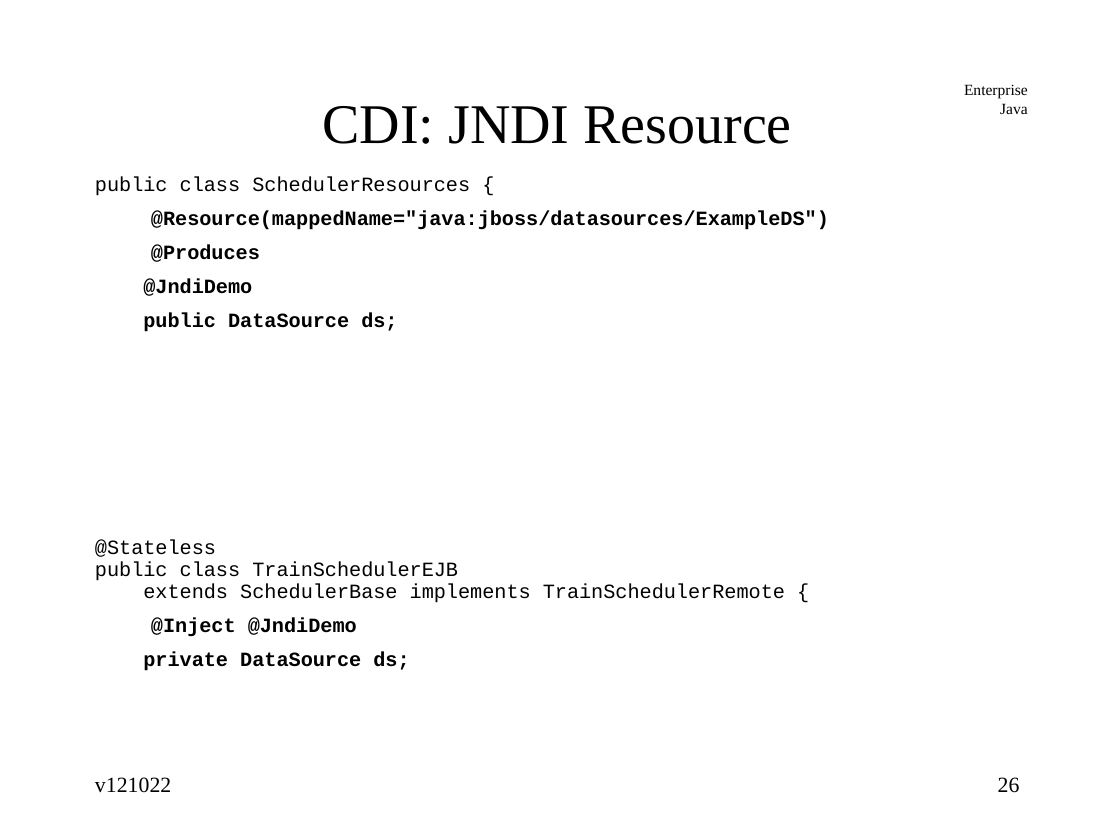
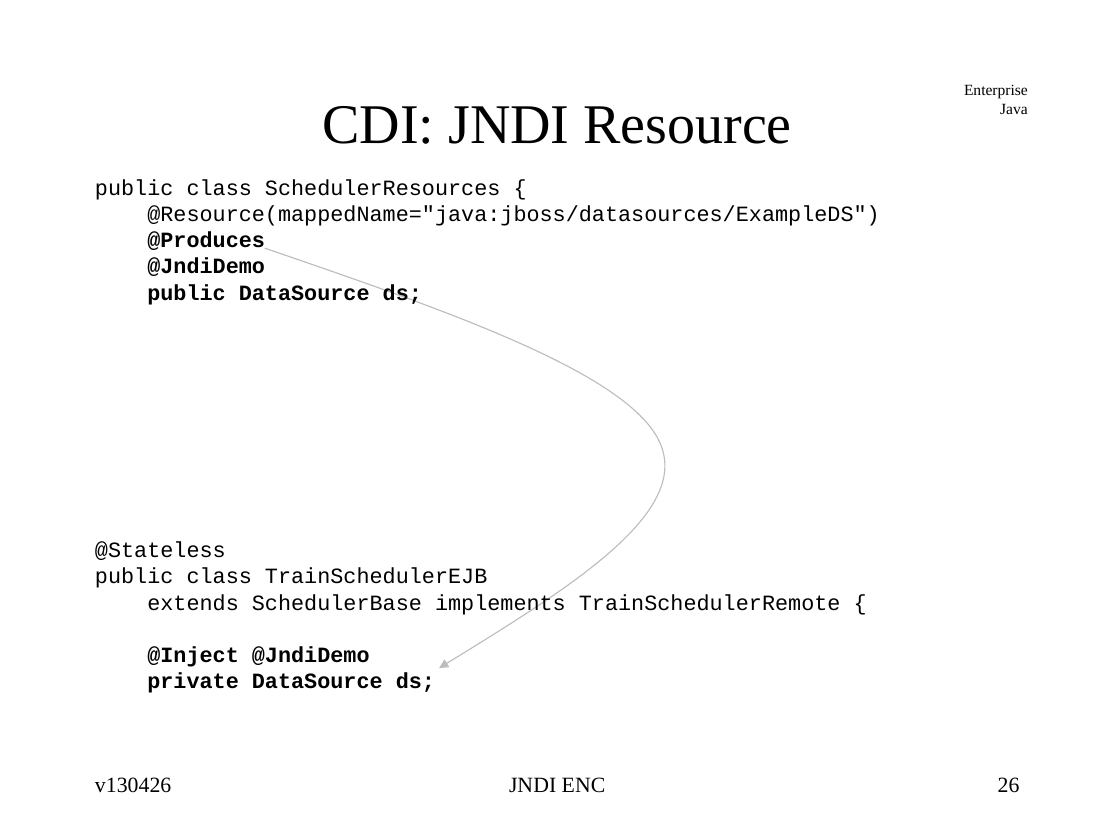
Before and after one commit to jcstaff/ejava-javaee, a slide deck: slide 26 of jndiDemo/src/site/resources/lectures/jndiENC.ppt. Drawn at 1120x840 pixels with LibreOffice and Linux fonts; fonts in the diff are those of the drawing. Boxes give left, top, right and bottom in pixels: in the first picture for what was removed or moved away, otherwise in the second. Text is boxed around its words. In the diff, an @@ line names an element or a change of style, - is before the commit and + after.

Commit message:
added linkage from source to targets

```diff
--- a/jndiDemo/src/site/resources/lectures/jndiENC.ppt
+++ b/jndiDemo/src/site/resources/lectures/jndiENC.ppt
@@ text "public class SchedulerResources {" at box(95, 179, 879, 693): size 12.9 to 14 pt; bold off in "@Resource(mappedName="java:jboss/datasources/ExampleDS")"; line spacing 0.9 to 1; less space between paragraphs @@
@@ freeform shape added at box(264, 249, 664, 669), outline #000000 0.74 pt @@
@@ text at box(95, 777, 171, 793): text changed @@
-v121022
+v130426
@@ text added at box(509, 777, 606, 793), 14 pt, text #000000 @@
+JNDI ENC
```
Also in this commit, not shown: 43 other slides changed, 1 slide added.
